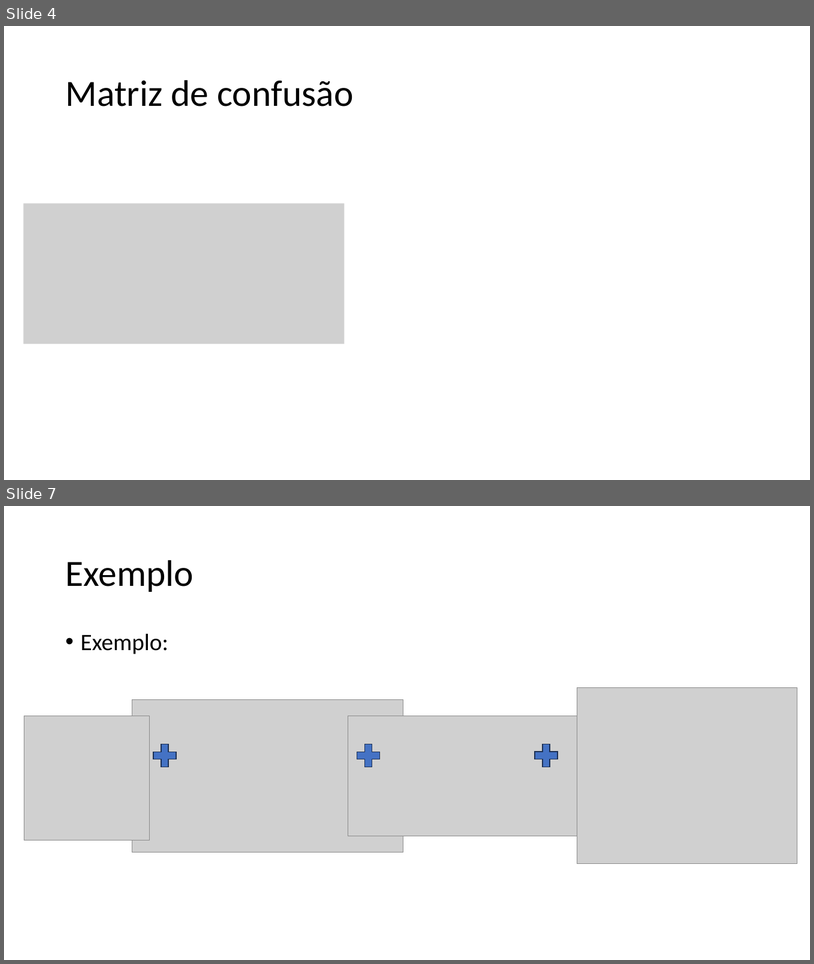
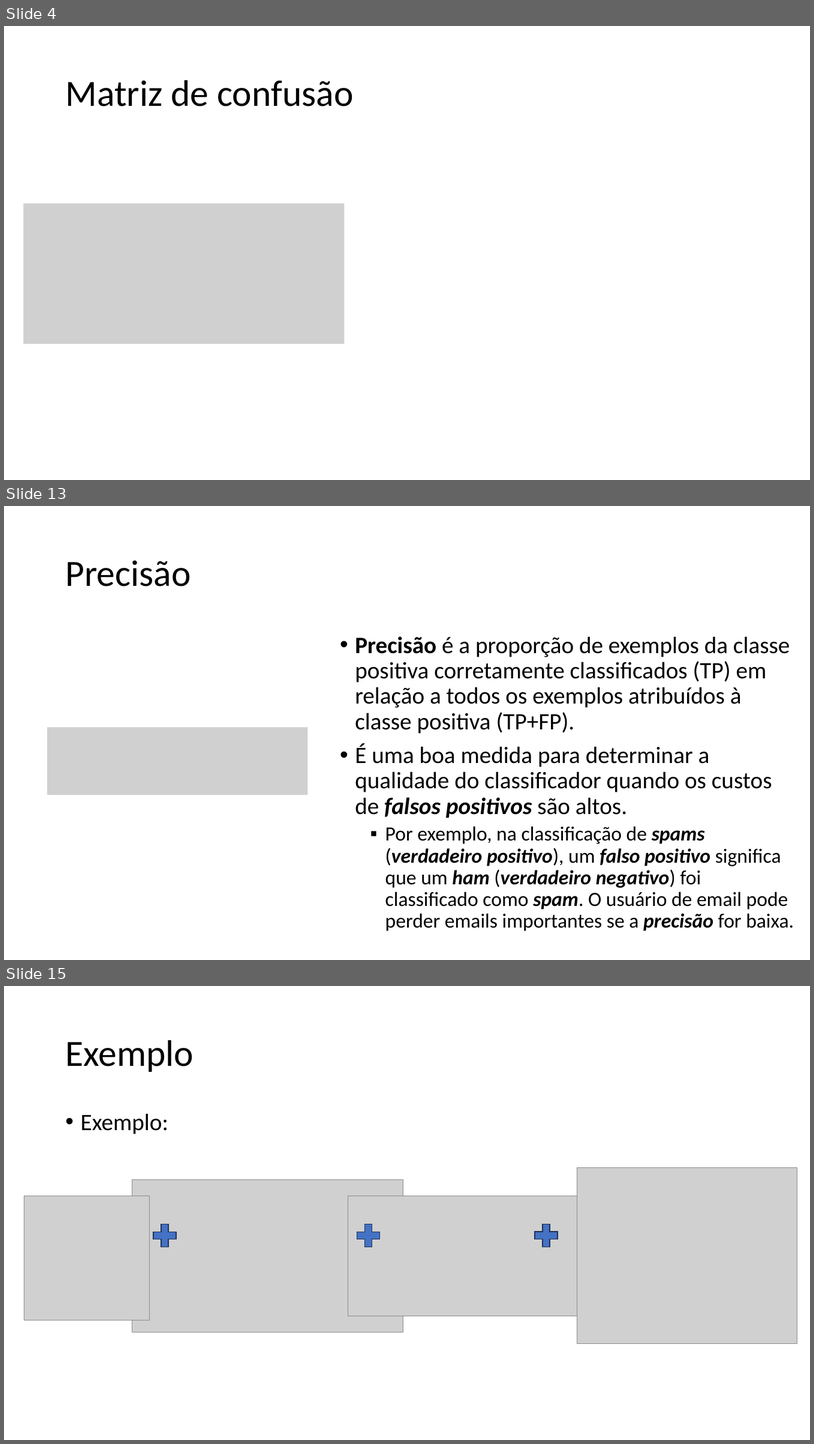
Before and after one commit to zz4fap/tp557-iot-ml, a slide deck: slides/TP557_11_Métricas_de_Classificação.pptx. Shown one above the other, each under a label of ours: slides 4 and 7 before the commit, slides 4, 13 and 15 after it; the slides between them are not shown. The pictures are 814x964 and 814x1444 pixels, drawn with LibreOffice and Linux fonts; fonts in the diff are those of the drawing; grey boxes stand for pictures. Boxes give left, top, right and bottom in pixels: in the first picture for what was removed or moved away, otherwise in the second. Text is boxed around its words. In the diff, an @@ line names an element or a change of style, - is before the commit and + after.

```diff
--- a/slides/TP557_11_Métricas_de_Classificação.pptx
+++ b/slides/TP557_11_Métricas_de_Classificação.pptx
@@ slide 13 added at (4, 506, 810, 960), background #FFFFFF @@
@@ title added at (65, 560, 191, 586), 44 pt, text #000000 @@
+Precisão
@@ text added at (355, 636, 794, 931), 28 pt, text #000000 @@
+• Precisão é a proporção de exemplos da classe positiva corretamente classificados (TP) em relação a todos os exemplos atribuídos à classe positiva (TP+FP).
+• É uma boa medida para determinar a qualidade do classificador quando os custos de falsos positivos são altos.
+  ▪ Por exemplo, na classificação de spams (verdadeiro positivo), um falso positivo significa que um ham (verdadeiro negativo) foi classificado como spam. O usuário de email pode perder emails importantes se a precisão for baixa.
@@ picture added at (48, 727, 308, 795) @@
@@ what was slide 7 is now slide 15 @@
```
Also in this commit, not shown: 1 slide changed, 8 other slides added, 1 slide removed.
